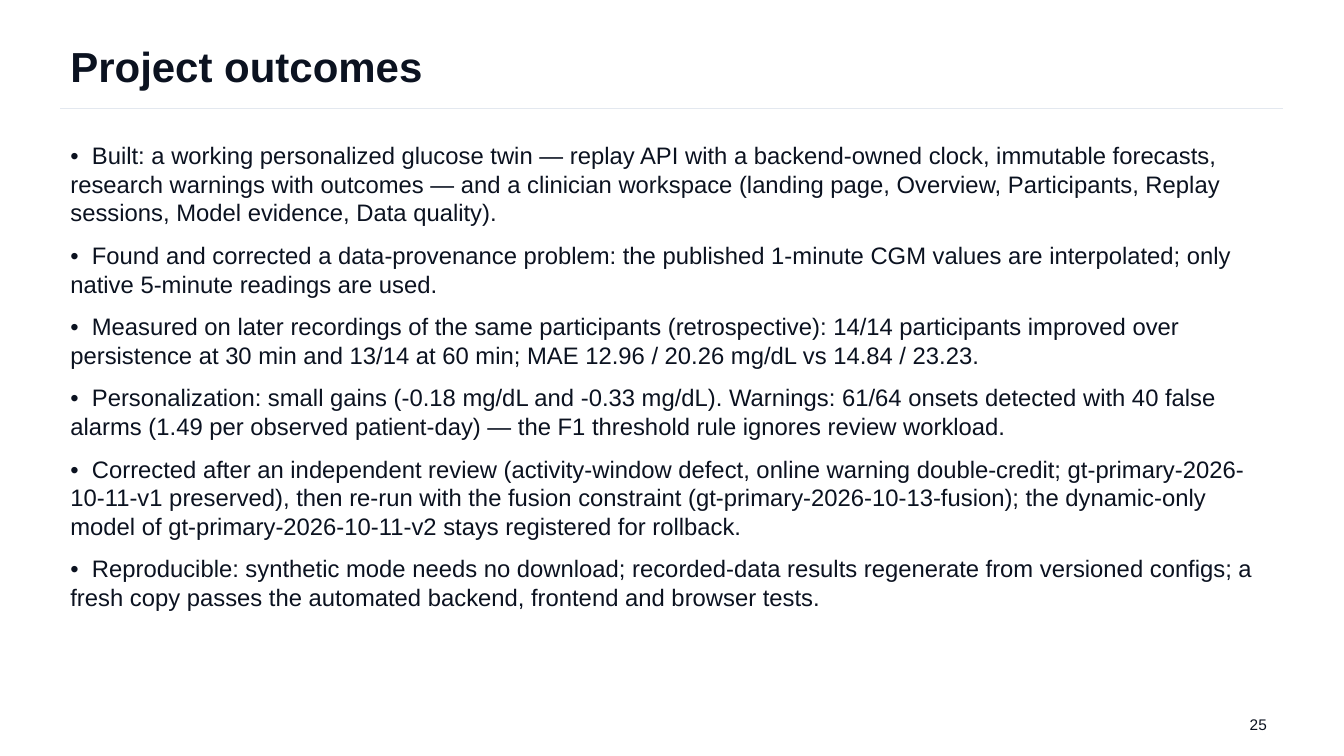
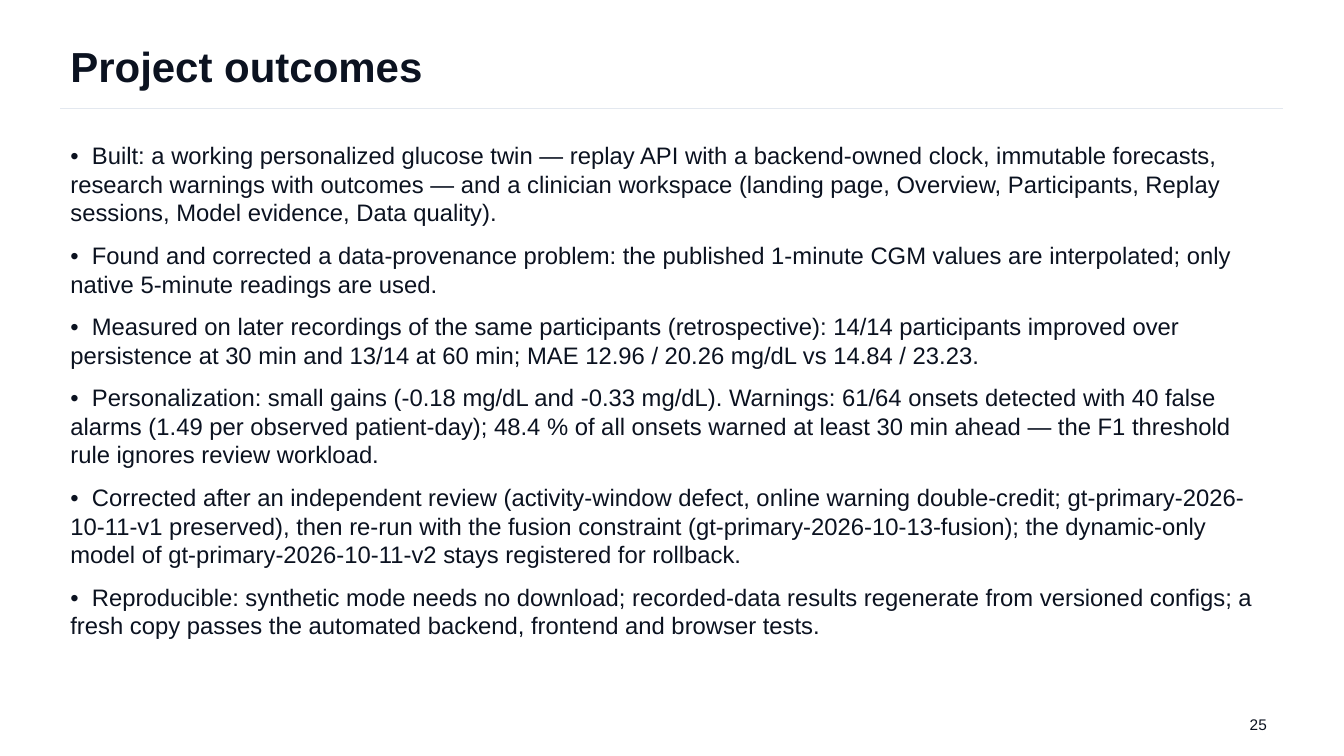
Before and after one commit to Avi36005/DigitalTwin-Challenge-Kryptonite, a slide deck: slide 25 of docs/submission/GlucoTwin_Presentation.pptx. Drawn at 1344x756 pixels with LibreOffice and Linux fonts; fonts in the diff are those of the drawing. Boxes give left, top, right and bottom in pixels: in the first picture for what was removed or moved away, otherwise in the second. Text is boxed around its words. In the diff, an @@ line names an element or a change of style, - is before the commit and + after.

```diff
--- a/docs/submission/GlucoTwin_Presentation.pptx
+++ b/docs/submission/GlucoTwin_Presentation.pptx
@@ text at (70, 388, 1230, 468): text changed @@
-• Personalization: small gains (-0.18 mg/dL and -0.33 mg/dL). Warnings: 61/64 onsets detected with 40 false alarms (1.49 per observed patient-day) — the F1 threshold rule ignores review workload.
+• Personalization: small gains (-0.18 mg/dL and -0.33 mg/dL). Warnings: 61/64 onsets detected with 40 false alarms (1.49 per observed patient-day); 48.4 % of all onsets warned at least 30 min ahead — the F1 threshold rule ignores review workload.
```
Also in this commit, not shown: 2 other slides changed, 8 other files.
